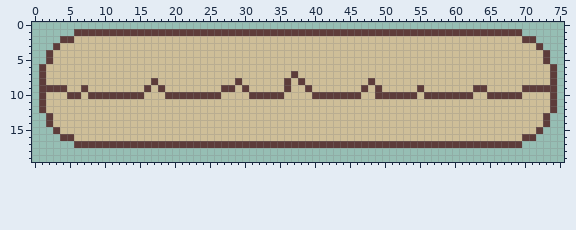
Two states of a sprite sheet, src/objects/letters/rolled-paper.png. Above is the file before it was changed.
The file is 76x20 pixels.
Now the later version:
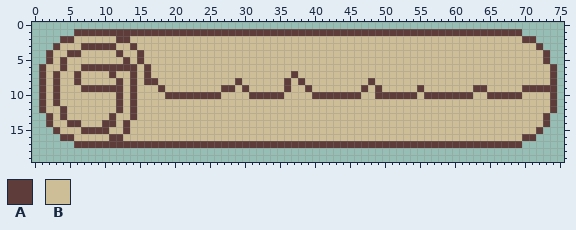
Palette (. is transparent): A #5d3c3a  B #cebe98
Edits made:
y 2: x 12..13 BB -> AA
y 3: x 7..11 BBBBB -> AAAAA; x 14 B -> A
y 4: x 5..6 BB -> AA; x 12 B -> A; x 15 B -> A
y 5: x 4 B -> A; x 13 B -> A; x 15 B -> A
y 6: x 4 B -> A; x 7..14 BBBBBBBB -> AAAAAAAA; x 16 B -> A
y 7: x 3 B -> A; x 6 B -> A; x 11 B -> A; x 14 B -> A; x 16 B -> A
y 8: x 3 B -> A; x 6 B -> A; x 12 B -> A; x 14 B -> A; x 16 B -> A
y 9: x 2 A -> B; x 4 A -> B; x 8..12 BBBBB -> AAAAA; x 14 B -> A; x 16 A -> B
y 10: x 3 B -> A; x 5..6 AA -> BB; x 8..11 AAAA -> BBBB; x 13 A -> B; x 15 A -> B
y 11: x 3 B -> A; x 12 B -> A; x 14 B -> A
y 12: x 4 B -> A; x 12 B -> A; x 14 B -> A
y 13: x 4 B -> A; x 11 B -> A; x 14 B -> A
y 14: x 5..6 BB -> AA; x 10..11 BB -> AA; x 13 B -> A
y 15: x 7..10 BBBB -> AAAA; x 13 B -> A
y 16: x 11..12 BB -> AA
Boxes around the changes in both pictures, in picture pixels (x1, y1, x2, y2):
changed: (46, 36, 151, 141)
